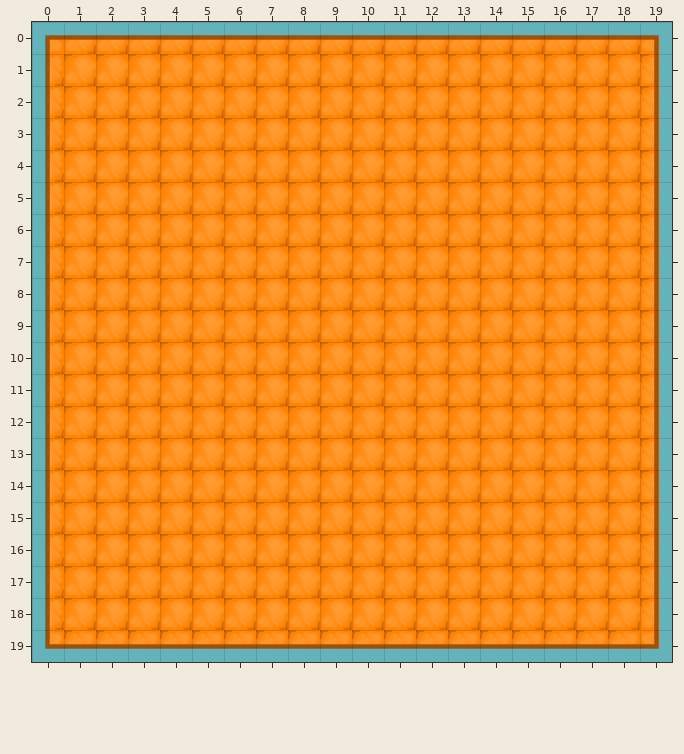
Two states of a Tiled map, Resources/main.tmx. The picture above is the old version.
Cells are 100x100 px. Shown: x 0..19, y 0..19.
New version:
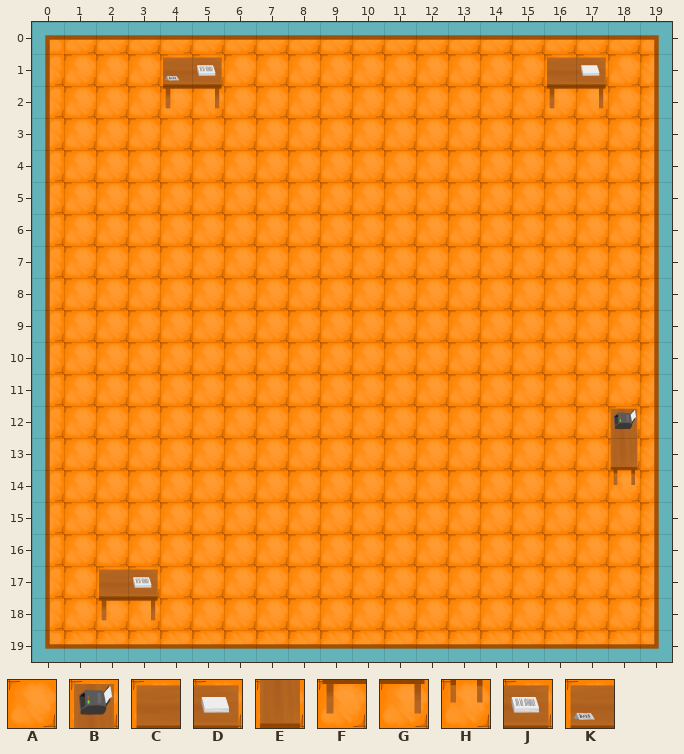
Key: from "tiles": A 6, B 20, C 23, D 24, E 25, F 28, G 29, H 30, J 34, K 43.
_ is an empty cell.
From old to new:
Layer "main":
y 1: x 4..5 AA -> KJ; x 16..17 AA -> CD
y 2: x 4..5 AA -> FG; x 16..17 AA -> FG
y 12: x 18 A -> B
y 13: x 18 A -> E
y 14: x 18 A -> H
y 17: x 2..3 AA -> CJ
y 18: x 2..3 AA -> FG
Pixel boxes of the changes (left, top, right, bottom) in both pictures:
changed: (163, 57, 222, 109)
changed: (547, 57, 606, 109)
changed: (610, 408, 638, 485)
changed: (99, 569, 158, 621)
